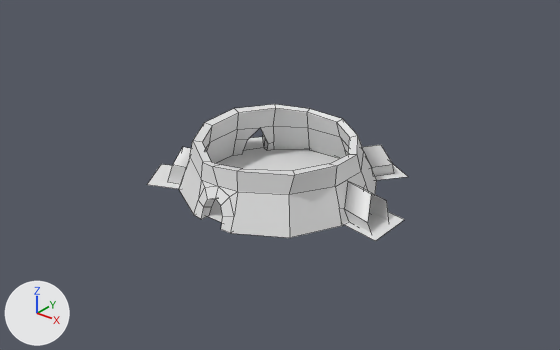
Two versions of the OBJ model assets/models/terrain/boss/trunk_arena.obj, one commit apart.
Rendered twice from a camera (50 mm lens) standing at (114.7, -143.0, 91.7) and looking at (1.3, -1.2, 3.8). The lights are fixed; the arrows at lower left show +X, +Y and +Z. The first picture is the older version. Mesh edges are drawn as thin lines. Where no turn or scale is listed for an object, it has been applied to the vertices.
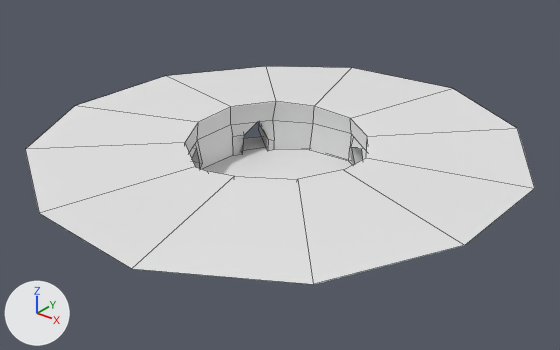
Commit message: raw: reimport trunk arena assets

What differs and where, as boxes [x1, y1, x2, y2] in the pictures (560 x 350 px):
'Trunk', added: after [25, 66, 535, 284]
'Circle.001', deleted: before [168, 104, 394, 238]

What the commit changed:
Mesh me_trunk is new.
It has 120 vertices, 81 faces and spans x -61.3..61.8, y -64.2..64.1, z -0.7..14.5.
Object 'Circle.001' (ob_circle_001) is deleted.
Object 'Trunk' (ob_trunk) is new; it shows me_trunk.
Its location is (0.0, 0.0, 0.0).
